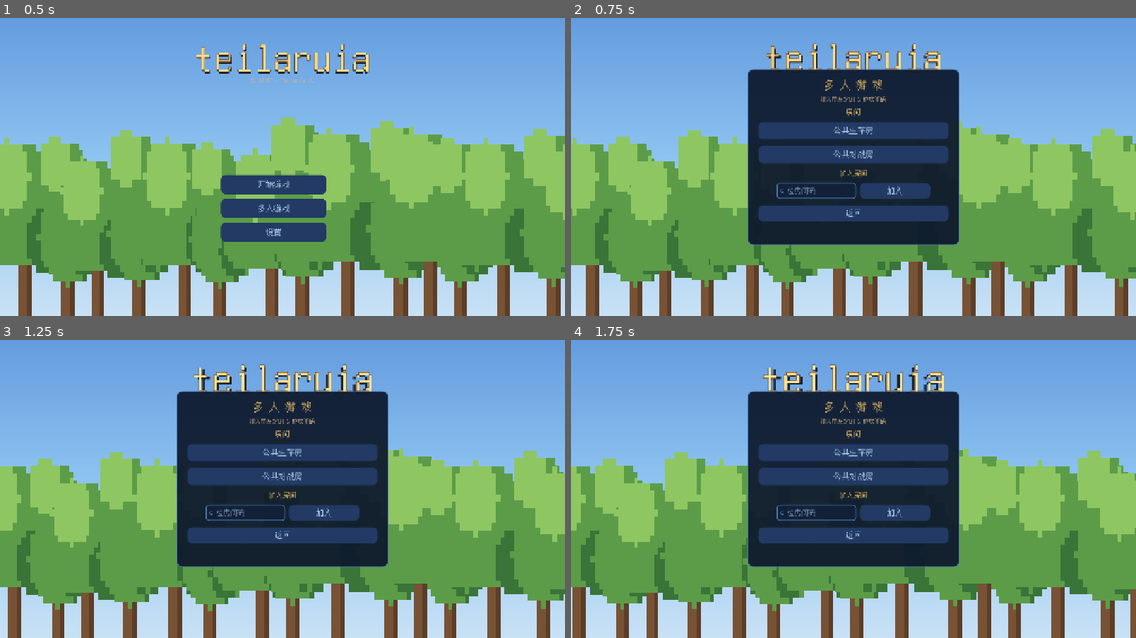
Above: before the commit, frames 1-4 (two rows, left to right).
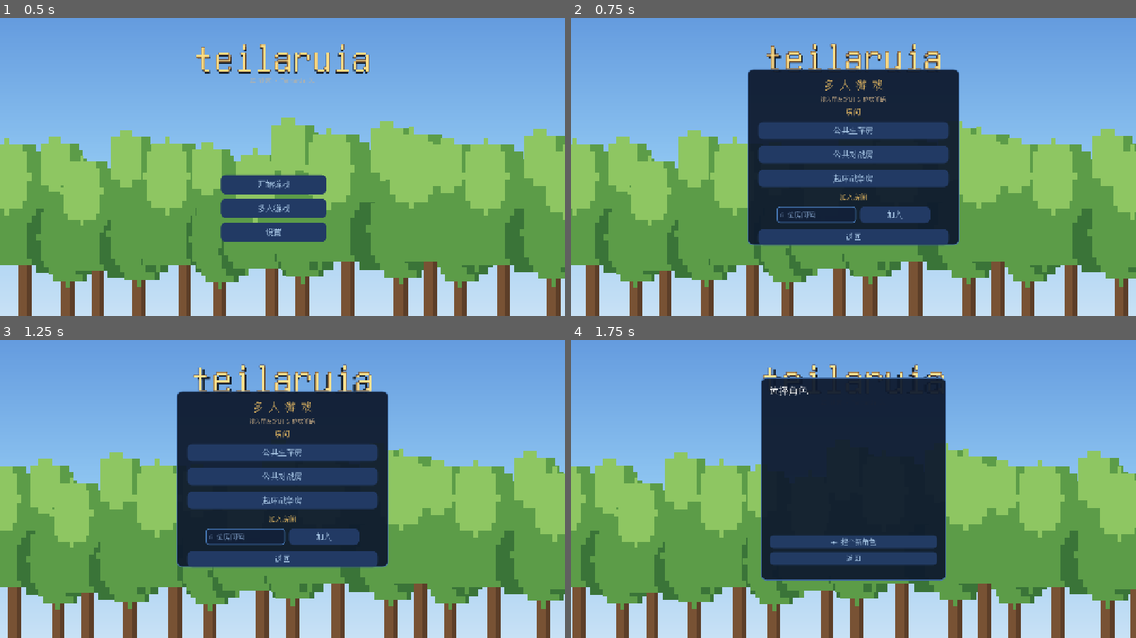
Above: after the commit, the same moments.

Repository: Nornttyy/tielaruia
Game: Godot game, scene res://scenes/main.tscn
Two runs of this game, one before a commit and one after it. Both use one fixed random seed, a clock stepped at 60 frames per second and the inputs below.
Inputs (mouse positions are in pixels of both pictures, inside the frame that each line leads up to):
- Up to frame 1 (0.5 s): no input
- Up to frame 2 (0.75 s): click "多人游戏" at 0.5 s
- Up to frame 3 (1.25 s): no input
- Up to frame 4 (1.75 s): click (853, 500) at 1.25 s, where only the run after the commit has a clickable "起床战争房"

Frame 1 is identical in both runs. In frame 2, 5.4% of the frame differs, in the area x 33-67%, y 50-76%; in frame 3, 5.4%; in frame 4, 14%, in the area x 31-69%, y 12-81%.

Commit message:
feat(bedwars) Phase1: 起床战争房地基 — room_mode=bedwars + combat_enabled 重构 + 浮岛地图(含床) + 开局包 + 主菜单入口
- is_bedwars()/combat_enabled(); 把战斗/不刷怪门控 is_pvp→combat_enabled (pvp+bedwars 都生效)
- bedwars_arena.gd: 一排浮空岛(每岛石平台+床) + 中央金岛, 开口朝天/清背景墙/minimap全标记
- main bedwars 分支: 建图+永久白天+木剑方块开局包; 主菜单'起床战争房'按钮 + 4语言
- Phase1 先按对战玩(3s复活, 不判出局); 起床规则/资源/商店是 Phase 2-4

Co-Authored-By: Claude Opus 4.8 (1M context) <noreply@anthropic.com>

Diff:
--- a/scenes/ui/main_menu.tscn
+++ b/scenes/ui/main_menu.tscn
@@ -566,6 +566,10 @@
 custom_minimum_size = Vector2(0, 40)
 text = "公共对战房"
 
+[node name="PublicBedwarsButton" type="Button" parent="MultiplayerPanel/VBox"]
+custom_minimum_size = Vector2(0, 40)
+text = "起床战争房"
+
 [node name="JoinTitleLabel" type="Label" parent="MultiplayerPanel/VBox"]
 text = "加入房间"
 horizontal_alignment = 1
--- a/scripts/entities/arrow.gd
+++ b/scripts/entities/arrow.gd
@@ -87,7 +87,7 @@
 			_destroy()
 			return
 	# PvP: 对战房里箭也能射到远程玩家 (本地箭判命中 → 发伤害给对方, 对方扣自己血)
-	if NetworkManager != null and NetworkManager.is_pvp():
+	if NetworkManager != null and NetworkManager.combat_enabled():
 		for s in get_tree().get_nodes_in_group("remote_player"):
 			var rp := s as Node2D
 			if rp == null or not is_instance_valid(rp):
--- a/scripts/locale/strings_en.gd
+++ b/scripts/locale/strings_en.gd
@@ -55,6 +55,7 @@
 	"mp_rooms_title": "Rooms",
 	"mp_public_survival": "Public Survival",
 	"mp_public_pvp": "Public PvP",
+	"mp_public_bedwars": "Bed Wars",
 	"mp_join_title": "Join Room",
 	"mp_entering_public": "Entering public room…",
 	"mp_room_code_prompt": "Enter the 6-digit room code from your friend",
--- a/scripts/locale/strings_ja.gd
+++ b/scripts/locale/strings_ja.gd
@@ -55,6 +55,7 @@
 	"mp_rooms_title": "ルーム",
 	"mp_public_survival": "公開サバイバル",
 	"mp_public_pvp": "公開対戦",
+	"mp_public_bedwars": "ベッドウォーズ",
 	"mp_join_title": "ルームに参加",
 	"mp_entering_public": "公開ルームに入室中…",
 	"mp_room_code_prompt": "友達からの 6 桁のルームコードを入力",
--- a/scripts/locale/strings_ko.gd
+++ b/scripts/locale/strings_ko.gd
@@ -55,6 +55,7 @@
 	"mp_rooms_title": "방",
 	"mp_public_survival": "공개 서바이벌",
 	"mp_public_pvp": "공개 대전",
+	"mp_public_bedwars": "침대 전쟁",
 	"mp_join_title": "방 참여",
 	"mp_entering_public": "공개 방 입장 중…",
 	"mp_room_code_prompt": "친구에게 받은 6자리 방 코드 입력",
--- a/scripts/locale/strings_zh.gd
+++ b/scripts/locale/strings_zh.gd
@@ -62,6 +62,7 @@
 	"mp_rooms_title": "房间",
 	"mp_public_survival": "公共生存房",
 	"mp_public_pvp": "公共对战房",
+	"mp_public_bedwars": "起床战争房",
 	"mp_join_title": "加入房间",
 	"mp_entering_public": "正在进入公共房…",
 	"mp_room_code_prompt": "输入朋友给的 6 位房间码",
--- a/scripts/main.gd
+++ b/scripts/main.gd
@@ -5,6 +5,7 @@
 
 const WorldScene = preload("res://scenes/world/world.tscn")
 const PvpArena = preload("res://scripts/world/pvp_arena.gd")   # 对战房专属竞技场生成
+const BedwarsArena = preload("res://scripts/world/bedwars_arena.gd")   # 起床战争地图生成
 const DebugHudScene = preload("res://scenes/ui/debug_hud.tscn")
 const FloatingPromptScene = preload("res://scenes/ui/floating_prompt.tscn")
 const HudScene = preload("res://scenes/ui/hud.tscn")
@@ -592,11 +593,23 @@
 						TimeOfDay.time = 0.4
 						TimeOfDay.time_multiplier = 0.0
 					SkyLightGrid.recompute_from([])
+				elif NetworkManager != null and NetworkManager.is_bedwars():
+					# 起床战争: 盖每人一岛的地图 (Phase 1 先放岛 0; slot 分配 Phase 2) + 永久白天
+					var bw: Dictionary = BedwarsArena.build(w)
+					var bw_spawns: Array = bw.get("spawns", [])
+					if bw_spawns.size() > 0:
+						player.global_position = bw_spawns[0]
+					if TimeOfDay != null:
+						TimeOfDay.time = 0.4
+						TimeOfDay.time_multiplier = 0.0
+					SkyLightGrid.recompute_from([])
 				# 角色系统: 老角色 (已有背包) 进新世界 → 带着角色的东西, 不发起步包;
 				# 全新角色 (背包空) → 照常发起步包 (随后 autosave 把它存进角色卡)。
 				# GUT 测试跳过 → 永远走起步包分支, 不被 current 残留影响。
 				if NetworkManager != null and NetworkManager.is_pvp():
 					_grant_starter_inventory(player)   # 对战房: 永远固定战斗装备包, 不管角色带啥
+				elif NetworkManager != null and NetworkManager.is_bedwars():
+					_grant_bedwars_loadout(player)   # 起床战争开局包 (木剑+方块, 其余靠商店)
 				elif not _running_under_gut() and typeof(CharacterManager) != TYPE_NIL \
 						and CharacterManager.current != null \
 						and _character_has_items(CharacterManager.current):
@@ -644,6 +657,16 @@
 	inv_node.set_armor("helmet", {"item_id": "iron_helmet", "count": 1})
 	inv_node.set_armor("chest", {"item_id": "iron_chest", "count": 1})
 	inv_node.set_armor("pants", {"item_id": "iron_pants", "count": 1})
+
+
+# 起床战争开局包: 木剑 + 镐 + 一叠方块 (搭桥/防守); 更好的装备靠商店买 (Phase 4)。
+func _grant_bedwars_loadout(player: Node) -> void:
+	var inv_node: Node = player.get_node_or_null("PlayerInventory")
+	if inv_node == null or inv_node.inventory == null:
+		return
+	inv_node.pickup("wood_sword", 1)
+	inv_node.pickup("wood_pickaxe", 1)
+	inv_node.pickup("stone", 64)
 
 
 func _return_to_menu() -> void:
@@ -665,7 +688,7 @@
 
 # PvP: 收到"你被某人打了 X 点" → 在自己这端扣自己的血 (带无敌帧防连击)。
 func _on_player_damaged(to_pid: String, dmg: int, kb: float, sx: float, sy: float, by_pid: String) -> void:
-	if NetworkManager == null or not NetworkManager.is_pvp():
+	if NetworkManager == null or not NetworkManager.combat_enabled():
 		return
 	if to_pid != NetworkManager.my_peer_id():
 		return   # 不是打我的, 忽略 (转发途中经过)
@@ -683,7 +706,7 @@
 
 # PvP: 本地玩家死 → 把击杀记给凶手 + 几秒后自动满血复活 (不掉东西)。
 func _on_local_death_pvp() -> void:
-	if NetworkManager == null or not NetworkManager.is_pvp():
+	if NetworkManager == null or not NetworkManager.combat_enabled():
 		return
 	if _last_attacker_pid != "":
 		NetworkManager.send_kill(_last_attacker_pid, NetworkManager.my_peer_id())
--- a/scripts/net/network_manager.gd
+++ b/scripts/net/network_manager.gd
@@ -65,9 +65,19 @@
 var shared_world_creative: bool = false   # 私人房可创造 (host 当前世界的模式); 公共房永远 false. client 从 hello 拿
 
 
-# 当前是否在对战房 (联机 + pvp 模式). 打人/不刷怪/战斗开局包都靠它门控.
+# 当前是否在对战房 (联机 + pvp 模式). PvP 专属 (竞技场/PvP装备/3s复活).
 func is_pvp() -> bool:
 	return connected() and room_mode == "pvp"
+
+
+# 当前是否在起床战争房.
+func is_bedwars() -> bool:
+	return connected() and room_mode == "bedwars"
+
+
+# 能不能打人 + 不刷怪 (对战房 + 起床战争房都行). 战斗/箭命中玩家/不刷怪用它门控.
+func combat_enabled() -> bool:
+	return is_pvp() or is_bedwars()
 var remote_player_name: String = ""  # 对方玩家名, 收到 name 消息后存; remote_player spawn 时取用
 var pending_initial_deltas: Dictionary = {}  # client 收 hello 时存入, world 加载后取走应用
 var _pos_send_timer: float = 0.0
@@ -318,7 +328,11 @@
 # 进公共房: 由 bridge 抢占式决定本端成 host 还是 client (谁先到谁当 host, 房满顺延下一号).
 # 先设好固定世界参数 (万一本端成 host, 连上后要 send_hello 这些值给 client).
 func enter_public(tag: String, seed_val: int, size_val: int, diff_val: int) -> void:
-	room_mode = "pvp" if tag == "PVP" else "survival"   # 对战房 = pvp; 其它公共房 = survival
+	# 房间类型 → 模式: PVP 对战房 / BW 起床战争 / 其它生存
+	match tag:
+		"PVP": room_mode = "pvp"
+		"BW": room_mode = "bedwars"
+		_: room_mode = "survival"
 	shared_world_creative = false   # 公共房永远生存 (不让陌生人创造乱飞)
 	if _bridge == null:
 		_try_reload_bridge()
--- a/scripts/player/player_action.gd
+++ b/scripts/player/player_action.gd
@@ -600,7 +600,7 @@
 func _finish_mine(tile: Vector2i, tid: int, tool_kind: String, terrain: TileMapLayer) -> void:
 	var world: Node = terrain.get_parent()
 	# 对战房: 天然/竞技场地形挖不动, 只有玩家放下的格能挖 (挖掉后取消标记).
-	if NetworkManager != null and NetworkManager.is_pvp():
+	if NetworkManager != null and NetworkManager.combat_enabled():
 		var cm_pvp = world.get("chunk_manager") if world != null else null
 		if cm_pvp != null and cm_pvp.has_method("is_pvp_placed"):
 			if not cm_pvp.is_pvp_placed(tile):
@@ -699,14 +699,14 @@
 func _consume_one(inv: Node) -> void:
 	if GameSettings != null and GameSettings.creative_mode:
 		return
-	if NetworkManager != null and NetworkManager.is_pvp():
+	if NetworkManager != null and NetworkManager.combat_enabled():
 		return   # 对战房: 方块/消耗品无限
 	inv.consume_current(1)
 
 
 # 对战房: 标记"这格是玩家放的" (天然/竞技场地形不标 → 挖不动; 玩家放的才能挖)
 func _pvp_mark_placed(world: Node, c: Vector2i) -> void:
-	if NetworkManager == null or not NetworkManager.is_pvp():
+	if NetworkManager == null or not NetworkManager.combat_enabled():
 		return
 	var cm = world.get("chunk_manager") if world != null else null
 	if cm != null and cm.has_method("mark_pvp_placed"):
@@ -1230,7 +1230,7 @@
 			if mana_node.has_signal("mana_changed"):
 				mana_node.mana_changed.emit(mana_node.current_mana, mana_node.MAX_MANA)
 			SfxBank.play("eat", 0.10)
-			if NetworkManager == null or not NetworkManager.is_pvp():
+			if NetworkManager == null or not NetworkManager.combat_enabled():
 				inv.consume_current(1)   # 对战房: 药水无限
 			_stop_eat_anim()
 		return
@@ -1260,7 +1260,7 @@
 				if buffs != null:
 					buffs.apply(ItemDB.food_buff_kind(slot.item_id), ItemDB.food_buff_secs(slot.item_id))
 			SfxBank.play("eat", 0.10)
-			if NetworkManager == null or not NetworkManager.is_pvp():
+			if NetworkManager == null or not NetworkManager.combat_enabled():
 				inv.consume_current(1)   # 对战房: 食物/生命药水无限
 			_stop_eat_anim()  # 吃完一口, 下次按住会重新开始
 		return
@@ -1611,7 +1611,7 @@
 		_sword_hit_this_attack[thrust_target.get_instance_id()] = true
 		_deal_enemy_damage(thrust_target, _sword_attack_damage, tip_world, _sword_attack_knockback)
 	# PvP: 对战房里剑也能扫到远程玩家
-	if NetworkManager != null and NetworkManager.is_pvp():
+	if NetworkManager != null and NetworkManager.combat_enabled():
 		var player2: Node2D = get_parent() as Node2D
 		for s in get_tree().get_nodes_in_group("remote_player"):
 			var rp := s as Node2D
@@ -1633,7 +1633,7 @@
 
 # PvP: 命中某远程玩家 → 发伤害消息 (对方那端扣自己的血) + 本地闪红反馈。
 func _hit_remote_player(rp: Node2D, dmg: int, src: Vector2, kb: float) -> void:
-	if NetworkManager == null or not NetworkManager.is_pvp():
+	if NetworkManager == null or not NetworkManager.combat_enabled():
 		return
 	var pid: String = String(rp.peer_id) if "peer_id" in rp else ""
 	if pid == "":
@@ -1780,7 +1780,7 @@
 		return
 	# 找到任意 wood_arrow 槽并消耗 1 (对战房: 箭无限, 不扣也能射)
 	var consumed: bool = false
-	if NetworkManager != null and NetworkManager.is_pvp():
+	if NetworkManager != null and NetworkManager.combat_enabled():
 		consumed = true
 	elif inv.has_method("consume_first"):
 		consumed = inv.consume_first("wood_arrow", 1)
--- a/scripts/ui/main_menu.gd
+++ b/scripts/ui/main_menu.gd
@@ -152,6 +152,7 @@
 	$MultiplayerPanel/VBox/RoomsLabel.text = Locale.t("mp_rooms_title")
 	$MultiplayerPanel/VBox/PublicSurvivalButton.text = Locale.t("mp_public_survival")
 	$MultiplayerPanel/VBox/PublicPvpButton.text = Locale.t("mp_public_pvp")
+	$MultiplayerPanel/VBox/PublicBedwarsButton.text = Locale.t("mp_public_bedwars")
 	$MultiplayerPanel/VBox/JoinTitleLabel.text = Locale.t("mp_join_title")
 	$MultiplayerPanel/VBox/JoinRow/JoinInput.placeholder_text = Locale.t("mp_room_code_placeholder")
 	$MultiplayerPanel/VBox/JoinRow/JoinButton.text = Locale.t("mp_join_label")
@@ -948,14 +949,17 @@
 	var back_btn: Button = panel.get_node("VBox/BackButton")
 	var pub_btn: Button = panel.get_node("VBox/PublicSurvivalButton")
 	var pvp_btn: Button = panel.get_node("VBox/PublicPvpButton")
+	var bw_btn: Button = panel.get_node("VBox/PublicBedwarsButton")
 	_apply_button_style(join_btn)
 	_apply_button_style(back_btn)
 	_apply_button_style(pub_btn)
 	_apply_button_style(pvp_btn)
+	_apply_button_style(bw_btn)
 	join_btn.pressed.connect(_on_join_pressed)
 	back_btn.pressed.connect(_on_multiplayer_back_pressed)
 	pub_btn.pressed.connect(_on_public_survival_pressed)
 	pvp_btn.pressed.connect(_on_public_pvp_pressed)
+	bw_btn.pressed.connect(_on_public_bedwars_pressed)
 	# 接 NetworkManager 信号 (autoload, 一直在). host 已移到 PauseMenu, 主菜单只 join.
 	if NetworkManager != null:
 		if not NetworkManager.status_changed.is_connected(_on_mp_status_changed):
@@ -1007,6 +1011,10 @@
 
 func _on_public_pvp_pressed() -> void:
 	_start_mp_after_character(_do_enter_public.bind("PVP"))
+
+
+func _on_public_bedwars_pressed() -> void:
+	_start_mp_after_character(_do_enter_public.bind("BW"))
 
 
 # 真·进公共房 (选完角色后调). tag = "SV" 生存 / "PVP" 对战.
--- a/scripts/ui/pvp_scoreboard.gd
+++ b/scripts/ui/pvp_scoreboard.gd
@@ -27,7 +27,7 @@
 
 func _process(_delta: float) -> void:
 	# 只在对战房露脸
-	visible = NetworkManager != null and NetworkManager.is_pvp()
+	visible = NetworkManager != null and NetworkManager.combat_enabled()
 
 
 func _on_kill_scored(killer_pid: String, _victim_pid: String) -> void:
--- /dev/null
+++ b/scripts/world/bedwars_arena.gd
@@ -0,0 +1,62 @@
+# 起床战争地图: 一排浮空小岛 (每人一座), 岛间留空隙 (要搭桥过去), 中央一座金岛。
+# 每岛: 石平台 + 一张床 (BED+BED_RIGHT) + 记下铁生成点/商店点坐标。
+# 固定布局 (不靠种子) → 各端本地生成同图 = 公平。返回 {spawns, iron_points, shop_points, gold_point}。
+extends RefCounted
+
+const TILE_SIZE := 12
+const N_ISLANDS := 8
+const ISLAND_HALF := 5        # 岛半宽 (总宽 11 格)
+const GAP := 14               # 岛间空隙 (留给搭桥)
+const FLOOR_Y := 120          # 岛面行
+const SKY_CLEAR_TOP := 55     # 从这行往下清空 → 开口朝天 (有光)
+const VOID_BOTTOM := 150       # 清到这行 → 岛下面是虚空 (掉下去 = 死)
+
+
+static func build(world) -> Dictionary:
+	if world == null or not world.has_method("_set_tile"):
+		return {}
+	var cm = world.get("chunk_manager")
+	var wlayer = world.get("wall_layer")
+	var step: int = (ISLAND_HALF * 2 + 1) + GAP
+	var total: int = N_ISLANDS * step
+	var left: int = -total / 2
+
+	# 清空整片 (开口朝天 + 虚空) + 清背景墙
+	for x in range(left - 6, left + total + 6):
+		for y in range(SKY_CLEAR_TOP, VOID_BOTTOM):
+			world._set_tile(x, y, Tiles.AIR)
+			if cm != null:
+				cm.set_wall(x, y, Tiles.AIR)
+			if wlayer != null:
+				wlayer.erase_cell(Vector2i(x, y))
+
+	var spawns: Array = []
+	var iron_points: Array = []
+	var shop_points: Array = []
+	for i in N_ISLANDS:
+		var ix: int = left + i * step + ISLAND_HALF   # 岛中心列
+		# 石平台 2 行
+		for d in range(-ISLAND_HALF, ISLAND_HALF + 1):
+			world._set_tile(ix + d, FLOOR_Y, Tiles.STONE)
+			world._set_tile(ix + d, FLOOR_Y + 1, Tiles.STONE)
+		# 床 (床头 + 床尾) 摆在平台上
+		world._set_tile(ix, FLOOR_Y - 1, Tiles.BED)
+		world._set_tile(ix + 1, FLOOR_Y - 1, Tiles.BED_RIGHT)
+		spawns.append(Vector2(float(ix) * TILE_SIZE + TILE_SIZE * 0.5, float(FLOOR_Y - 2) * TILE_SIZE))
+		iron_points.append(Vector2i(ix - 3, FLOOR_Y - 1))
+		shop_points.append(Vector2i(ix + 4, FLOOR_Y - 1))
+
+	# 中央金岛 (中点上方一点的小平台)
+	var gx: int = left + total / 2
+	for d in range(-3, 4):
+		world._set_tile(gx + d, FLOOR_Y - 8, Tiles.STONE)
+	var gold_point := Vector2i(gx, FLOOR_Y - 9)
+
+	# 小地图开局全标记探索
+	var mm = world.get("minimap_data")
+	if mm != null and cm != null:
+		for x in range(left - 6, left + total + 6):
+			for y in range(SKY_CLEAR_TOP, FLOOR_Y + 3):
+				mm.mark_one(cm, x, y)
+
+	return {"spawns": spawns, "iron_points": iron_points, "shop_points": shop_points, "gold_point": gold_point}
--- /dev/null
+++ b/tests/integration/test_bedwars_arena.gd
@@ -0,0 +1,29 @@
+# 起床战争地图: 每座岛有平台 + 床; 返回出生点/铁点/商店点。
+extends GutTest
+
+const BedwarsArena = preload("res://scripts/world/bedwars_arena.gd")
+
+
+func test_arena_builds_islands_with_beds() -> void:
+	var main = preload("res://scenes/main.tscn").instantiate()
+	add_child_autofree(main)
+	main.boot_to_game(42)
+	await wait_frames(3)
+	var world: Node2D = main.get_node("World")
+	var cm = world.chunk_manager
+	var bw: Dictionary = BedwarsArena.build(world)
+	await wait_frames(1)
+	# 返回了每座岛的出生点 + 铁点 + 商店点
+	assert_eq(bw["spawns"].size(), BedwarsArena.N_ISLANDS, "每座岛一个出生点")
+	assert_eq(bw["iron_points"].size(), BedwarsArena.N_ISLANDS, "每座岛一个铁点")
+	assert_true(bw.has("gold_point"), "有中央金点")
+	# 第一座岛: 平台是石头 + 有床
+	var p0: Vector2 = bw["spawns"][0]
+	var ix: int = int(floor(p0.x / BedwarsArena.TILE_SIZE))
+	assert_eq(cm.get_tile(ix, BedwarsArena.FLOOR_Y), Tiles.STONE, "岛面是石头")
+	# 床头/床尾在平台上 (出生点列附近找 BED)
+	var found_bed := false
+	for dx in range(-1, 3):
+		if cm.get_tile(ix + dx, BedwarsArena.FLOOR_Y - 1) == Tiles.BED:
+			found_bed = true
+	assert_true(found_bed, "岛上有床 (BED)")
--- a/tests/unit/test_network_protocol.gd
+++ b/tests/unit/test_network_protocol.gd
@@ -193,6 +193,20 @@
 	assert_eq(nm.room_mode, "pvp", "client 收 hello 后知道在对战房")
 
 
+# 起床战争模式: is_bedwars + combat_enabled (对战房+起床房都能打)
+func test_bedwars_mode_and_combat_enabled() -> void:
+	nm.status = "connected"
+	nm.room_mode = "bedwars"
+	assert_true(nm.is_bedwars(), "bedwars 模式")
+	assert_true(nm.combat_enabled(), "起床房能打人")
+	assert_false(nm.is_pvp(), "bedwars 不是 pvp")
+	nm.room_mode = "pvp"
+	assert_true(nm.combat_enabled(), "对战房能打人")
+	assert_false(nm.is_bedwars())
+	nm.room_mode = "survival"
+	assert_false(nm.combat_enabled(), "生存房不能打人")
+
+
 # 私人房创造模式: hello 带 creative, client 收到设 shared_world_creative
 func test_hello_creative_roundtrip() -> void:
 	nm.shared_world_creative = true
